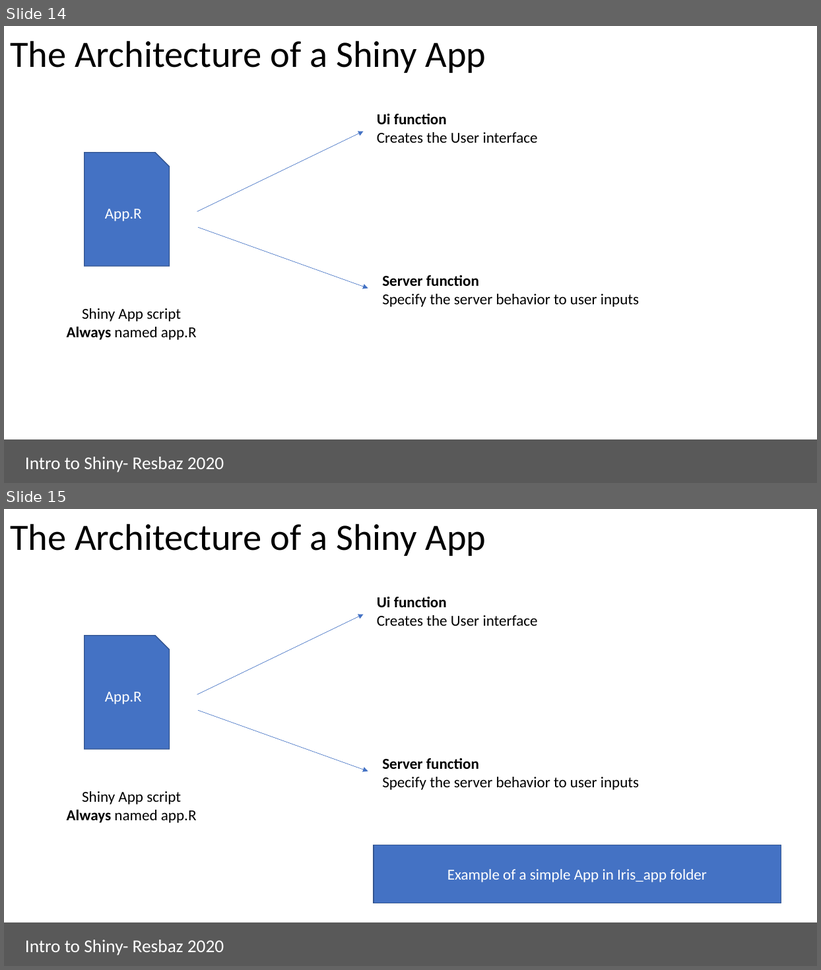
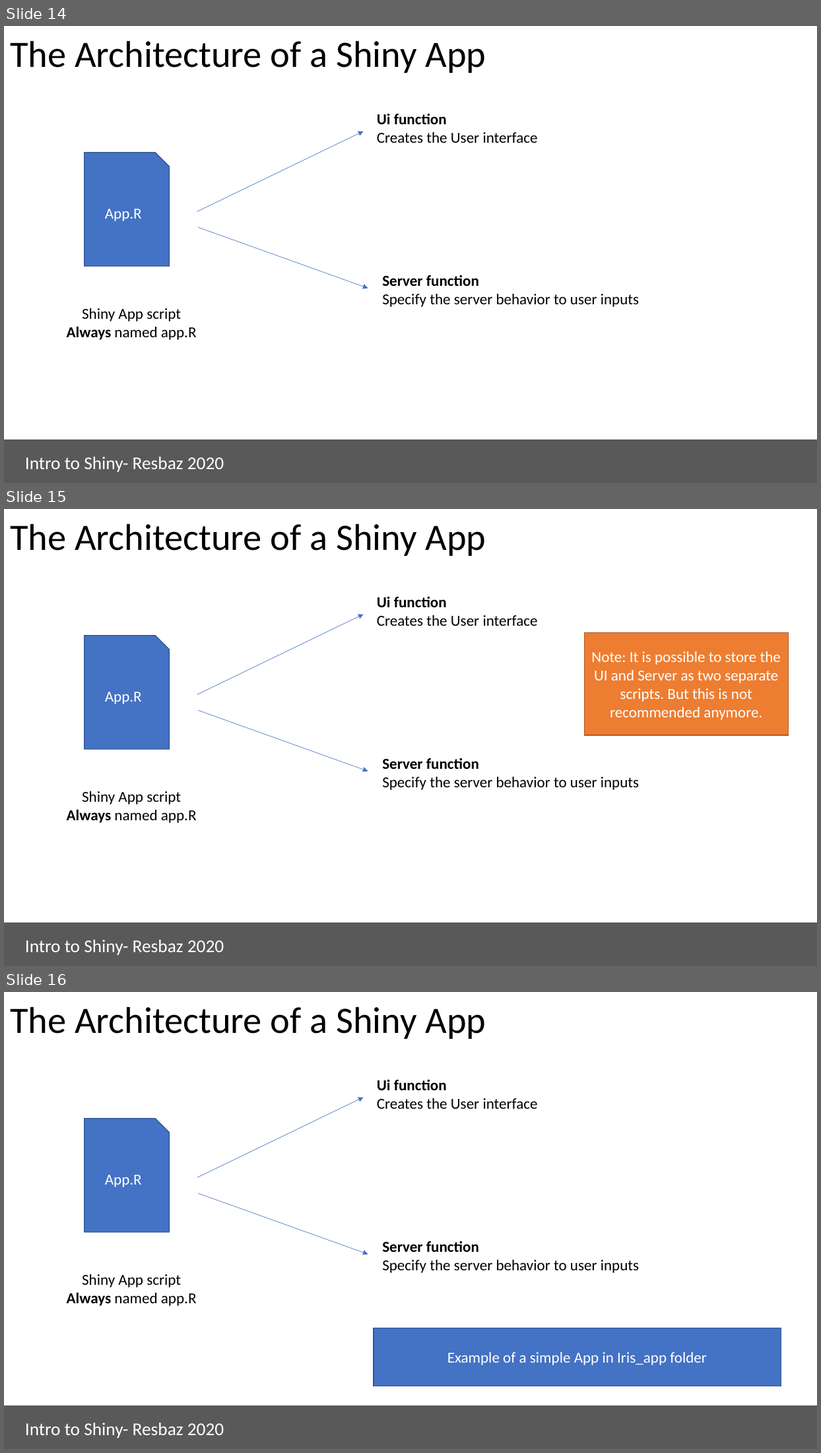
Before and after one commit to aponsero/Shiny_app_workshop_2020, a slide deck: Presentation/Presentation_slides.pptx. Shown one above the other, each under a label of ours: slides 14 and 15 before the commit, slides 14, 15 and 16 after it. The pictures are 821x970 and 821x1453 pixels, drawn with LibreOffice and Linux fonts; fonts in the diff are those of the drawing. Boxes give left, top, right and bottom in pixels: in the first picture for what was removed or moved away, otherwise in the second. Text is boxed around its words. In the diff, an @@ line names an element or a change of style, - is before the commit and + after.

```diff
--- a/Presentation/Presentation_slides.pptx
+++ b/Presentation/Presentation_slides.pptx
@@ slide 15 added at (x1=4, y1=509, x2=817, y2=966), background #FFFFFF @@
@@ title added at (x1=10, y1=524, x2=486, y2=556), 44 pt, text #000000 @@
+The Architecture of a Shiny App
@@ text added at (x1=377, y1=596, x2=538, y2=626), 18 pt, text #000000 @@
+Ui function
+Creates the User interface
@@ arrow added from (197, 695) to (363, 615), #4472C4 0.5 pt @@
@@ snip rect added at (x1=85, y1=636, x2=169, y2=749), fill #4472C4, outline #325491 1 pt, 18 pt, text #FFFFFF @@
+App.R
@@ rectangle added at (x1=585, y1=633, x2=789, y2=735), fill #ED7D31, outline #AF5C24 1 pt, 18 pt, text #FFFFFF @@
+Note: It is possible to store the UI and Server as two separate scripts. But this is not recommended anymore.
@@ arrow added from (198, 710) to (368, 771), #4472C4 0.5 pt @@
@@ text added at (x1=382, y1=758, x2=639, y2=790), 18 pt, text #000000 @@
+Server function
+Specify the server behavior to user inputs
@@ text added at (x1=67, y1=791, x2=197, y2=823), 18 pt, text #000000 @@
+Shiny App script
+Always named app.R
@@ rectangle added at (x1=4, y1=923, x2=817, y2=966), fill #595959, outline #595959 1 pt @@
@@ rectangle added at (x1=19, y1=931, x2=248, y2=960), outline #595959 0.75 pt, 21.3 pt, text #FFFFFF @@
+Intro to Shiny- Resbaz 2020
@@ what was slide 15 is now slide 16 @@
```
Also in this commit, not shown: 5 slides changed, 2 other slides added, 1 slide removed.
